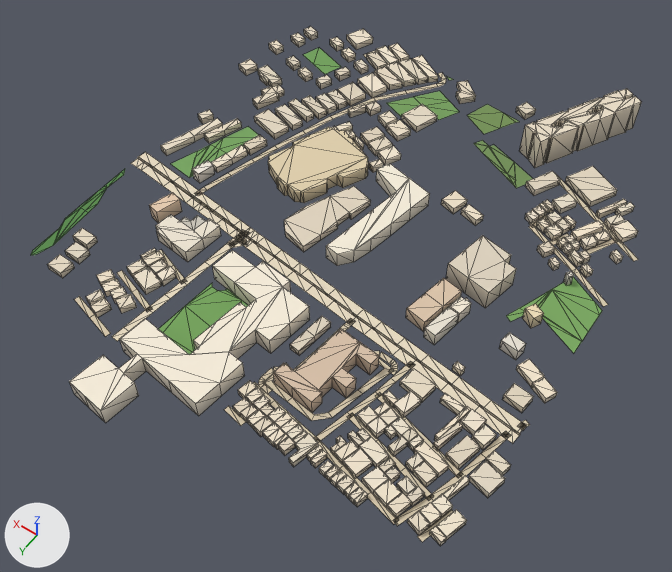
One commit to the glTF model public/assets/bengaluru-region-v1/tiles/t12_-5-l1.glb: the scene before it, then after it.
Rendered twice from a 50 mm lens placed at (5899.0, -1717.0, 712.0), pointed at (6234.0, -2186.0, -24.0). Every picture has the same lights, and +X, +Y and +Z are marked at lower left. The older version comes first. Mesh edges are drawn as thin lines.

Before the edit, the objects in view are built like this:
```python
me_building = bpy.data.meshes.new('building')
me_building.from_pydata(...)  # 1862 vertices, 2420 faces; spans x -11.0..505.0, y -56.0..569.0, z 0.0..38.0
me_building.materials.append(mat_building)
me_ground = bpy.data.meshes.new('ground')
me_ground.from_pydata(...)  # 489 vertices, 404 faces; spans x -3.0..501.0, y -2.0..503.0, z 1.0
me_ground.materials.append(mat_ground)
ob_building = bpy.data.objects.new('building', me_building)
ob_building.location = (6000.0, -2500.0, 0.0)
ob_ground = bpy.data.objects.new('ground', me_ground)
ob_ground.location = (6000.0, -2500.0, 0.0)
```
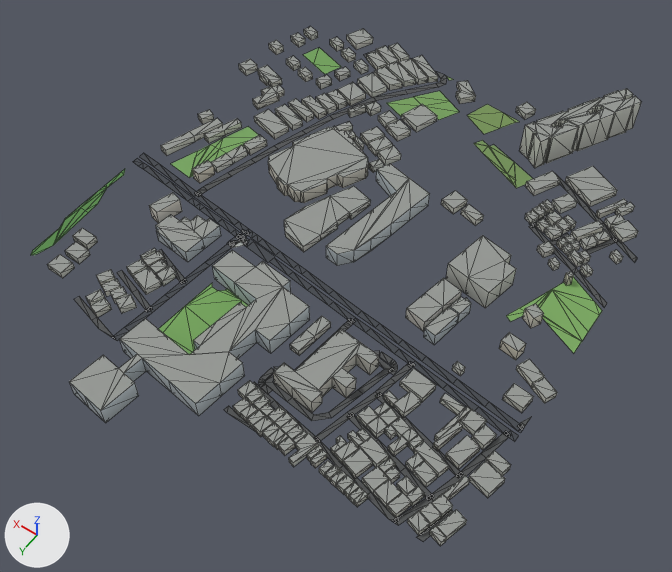
Patch to the scene script:
```diff
--- a/public/assets/bengaluru-region-v1/tiles/t12_-5-l1.glb.py
+++ b/public/assets/bengaluru-region-v1/tiles/t12_-5-l1.glb.py
@@ me_building @@
 # used by ob_building; location = (6000.0, -2500.0, 0.0)
-me_building.from_pydata(...)  # 1862 vertices, 2420 faces; spans x -11.0..505.0, y -56.0..569.0, z 0.0..38.0
+me_building.from_pydata(...)  # 1862 vertices, 2978 faces; spans x -11.0..505.0, y -56.0..569.0, z 0.0..38.0
+# me_building part 1: 2420 kept faces spanning x -11.0..505.0, y -56.0..569.0, z 0.0..38.0 get new vertex colours
+# edits to the shape of me_building do not show in these pictures
 me_building.materials.append(mat_building)
@@ me_ground @@
 # used by ob_ground; location = (6000.0, -2500.0, 0.0)
-me_ground.from_pydata(...)  # 489 vertices, 404 faces; spans x -3.0..501.0, y -2.0..503.0, z 1.0
+me_ground.from_pydata(...)  # 494 vertices, 409 faces; spans x 0.0..500.0, y 0.0..500.0, z 1.0
+# me_ground part 2: the loose piece of 6 vertices spanning x 337.0..369.0, y 324.0..341.0, z 1.0 is scaled about its middle by (0.998, 0.623, 1)
+# me_ground part 3: the loose piece of 30 vertices spanning x -1.0..334.0, y 320.0..371.0, z 1.0 is rebuilt with 24 vertices and now spans x 0.0..294.0, y 337.0..379.0, z 1.0
+# me_ground part 4: the loose piece of 16 vertices spanning x 368.0..501.0, y 310.0..336.0, z 1.0 is rebuilt with 8 vertices and now spans x 411.0..500.0, y 302.0..320.0, z 1.0
+# me_ground part 5: the loose piece of 6 vertices spanning x 293.0..329.0, y 330.0..346.0, z 1.0 is rebuilt with 6 vertices and now spans x 293.0..329.0, y 331.0..345.0, z 1.0
+# me_ground part 6: the loose piece of 6 vertices spanning x 352.0..413.0, y 311.0..329.0, z 1.0 is rebuilt with 6 vertices and now spans x 352.0..412.0, y 313.0..327.0, z 1.0
+# me_ground part 7: the loose piece of 4 vertices spanning x 332.0..339.0, y 319.0..332.0, z 1.0 is rebuilt with 4 vertices and now spans x 332.0..338.0, y 322.0..329.0, z 1.0
+# me_ground part 8: the loose piece of 4 vertices spanning x 337.0..353.0, y 317.0..331.0, z 1.0 is rebuilt with 4 vertices and now spans x 338.0..353.0, y 320.0..329.0, z 1.0
+# me_ground part 9: 12 vertices moved from x -1.0..413.0, y 322.0..458.0, z 1.0 to x 0.0..413.0, y 322.0..457.0, z 1.0; 39 vertices removed from x -3.0..501.0, y 300.0..503.0, z 1.0; 54 vertices added at x 0.0..500.0, y 312.0..500.0, z 1.0
+# me_ground part 10: 4 vertices moved from x -1.0..22.0, y 187.0..203.0, z 1.0 to x 0.0..15.0, y 191.0..203.0, z 1.0; 2 vertices removed from x -1.0..1.0, y 129.0..134.0, z 1.0; 4 vertices added at x 0.0..4.0, y 128.0..135.0, z 1.0
+# me_ground part 11: 4 vertices moved from x 16.0..46.0, y 499.0..501.0, z 1.0 to x 16.0..46.0, y 500.0, z 1.0; 1 vertex removed from x 43.0, y 501.0, z 1.0; 2 vertices added at x 43.0..49.0, y 500.0, z 1.0
+# me_ground part 12: 2 vertices moved from x 388.0..390.0, y 490.0..496.0, z 1.0 to x 384.0..386.0, y 491.0..497.0, z 1.0; 2 vertices removed from x 361.0..362.0, y 497.0..503.0, z 1.0; 3 vertices added at x 353.0..374.0, y 499.0..500.0, z 1.0
+# me_ground part 13: 4 vertices moved from x 306.0..389.0, y -2.0..2.0, z 1.0 to x 302.0..389.0, y 0.0, z 1.0
+# me_ground part 14: 194 kept faces spanning x 0.0..417.0, y 0.0..500.0, z 1.0 get new vertex colours; the middle colour goes from beige #d7c9ae to dark grey #535556
 me_ground.materials.append(mat_ground)
```

What differs and where, as boxes (x1, y1, x2, y2) in the pictures (672 x 572 px; the box of a moved part takes in the faces that stretch with it):
'ground', reshaped
    before: (31, 48, 638, 542)
    after: (31, 48, 637, 541)
part 1 of me_building, recoloured (darker)
    both: (48, 26, 641, 545)
part 2 of me_ground, moved or reshaped
    before: (217, 218, 245, 239)
    after: (218, 219, 242, 238)
part 3 of me_ground, rebuilt (11% narrower, 10% shorter)
    before: (247, 230, 525, 434)
    after: (270, 258, 518, 442)
part 4 of me_ground, rebuilt (36% narrower, 33% shorter)
    before: (131, 158, 224, 223)
    after: (139, 153, 198, 196)
part 5 of me_ground, rebuilt
    before: (243, 239, 276, 263)
    after: (244, 239, 275, 262)
part 6 of me_ground, rebuilt
    before: (193, 192, 240, 225)
    after: (194, 193, 239, 225)
part 7 of me_ground, rebuilt (31% narrower, 30% shorter)
    before: (242, 228, 254, 237)
    after: (244, 229, 252, 235)
part 8 of me_ground, rebuilt
    before: (234, 220, 250, 233)
    after: (234, 222, 248, 233)
part 9 of me_ground, moved or reshaped
    before: (137, 152, 530, 443)
    after: (133, 159, 532, 433)
part 10 of me_ground, moved or reshaped
    before: (574, 239, 638, 307)
    after: (574, 239, 637, 308)
part 11 of me_ground, moved or reshaped
    before: (368, 492, 453, 542)
    after: (368, 492, 453, 541)
part 12 of me_ground, moved or reshaped
    before: (74, 296, 110, 337)
    after: (74, 296, 115, 339)
part 13 of me_ground, moved or reshaped
    before: (364, 50, 446, 79)
    after: (364, 50, 447, 79)
part 14 of me_ground, recoloured
    both: (74, 50, 618, 541)
